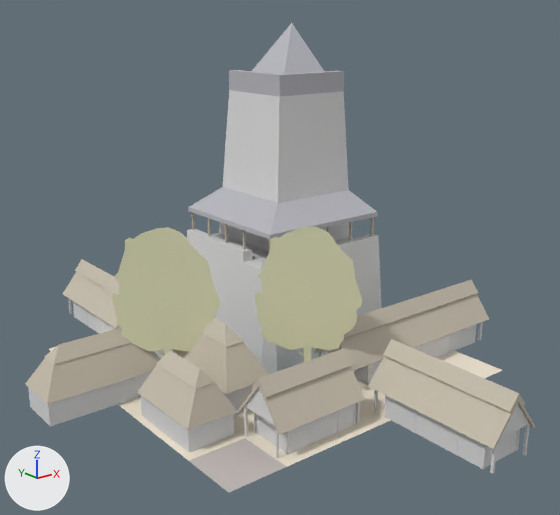
What one commit did to the OBJ model assets/stl_export/1c1r.obj.
The view is the same before and after, from a 50 mm camera at (-40.3, -52.2, 30.5) aimed at (-0.5, -2.4, 10.5). The lights are fixed; the arrows at lower left show +X, +Y and +Z. The picture after the commit comes second. Where no turn or scale is listed for an object, it has been applied to the vertices. Vertices at exactly the same position are counted once.

Names of what the first picture shows: '1c1r'.
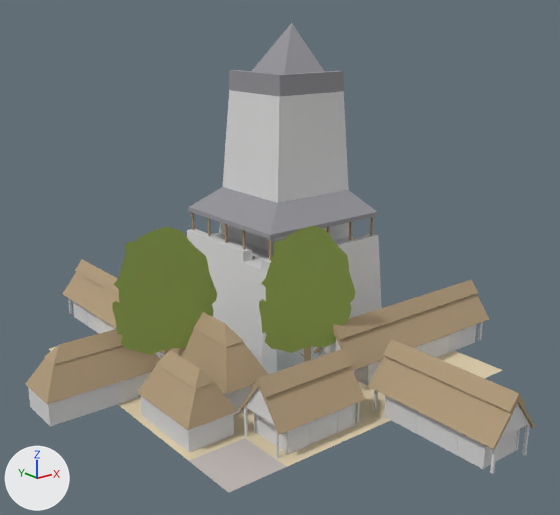
Edits to the bpy script that builds the scene:
```text
Change mat_castleroof:
    mat_castleroof.base_color: (0.471, 0.471, 0.51) -> (0.294, 0.294, 0.318)  # grey #b7b7bd -> grey #949499
Change mat_straw:
    mat_straw.base_color: (0.569, 0.514, 0.42) -> (0.447, 0.333, 0.204)  # light grey #c7bead -> beige #b29c7d
Change mat_cortyard:
    mat_cortyard.base_color: (0.878, 0.792, 0.651) -> (0.757, 0.639, 0.427)  # pale yellow #f1e6d3 -> beige #e2d1af
Add mat_tree:
    mat_tree = principled_material('tree')
    mat_tree.base_color = (0.294, 0.4, 0.0902)  # green #94aa55
    mat_tree.roughness = 1.0
Change me_1c1r:
    where me_1c1r.from_pydata(...)  # 1006 vertices, 1491 faces; spans x -20.9..19.4, y -24.8..22.6, z -3.0..29.6
    used by ob_1c1r; location = (0.0, 0.0, 0.0)
    me_1c1r part 1: 140 of 1006 vertices moved; they spanned x -15.0..15.0, y -15.0..15.0, z 0.0..14.4 and now span x -15.0..15.0, y -15.0..15.0, z -3.0..14.4; mean shift (0.1, 0.1, 0.0); largest move (1.7, -9.4, 10.0) -> (-15.0, 15.0, 0.0)
    me_1c1r part 2: 10 faces spanning x -11.3..-1.2, y -7.0..0.2, z 0.0..3.9 switch from mat_w (beige #e2e2bc) to mat_straw (beige #b29c7d)
    me_1c1r part 3: 1 face spanning x -10.0..15.0, y -15.0..-10.0, z 0.0 switches from mat_w (beige #e2e2bc) to mat_cortyard (beige #e2d1af)
    me_1c1r part 4: 36 faces spanning x -14.7..3.1, y -8.1..1.1, z 3.7..14.4 switch from mat_w (beige #e2e2bc) to mat_tree (green #94aa55)
```

What differs and where, as boxes (x1, y1, x2, y2) in the pictures (560 x 515 px; the box of a moved part takes in the faces that stretch with it):
'1c1r', recoloured, reshaped (grey to beige): (25, 23, 535, 493) in both
part 1 of me_1c1r, moved or reshaped: before (49, 226, 502, 467); after (49, 228, 502, 493)
part 2 of me_1c1r, recoloured: before (257, 303, 360, 350); after (160, 348, 307, 357)
part 3 of me_1c1r, recoloured: before (262, 281, 344, 287); after (246, 371, 500, 467)
part 4 of me_1c1r, recoloured: before (113, 227, 335, 362); after (114, 226, 356, 355)
